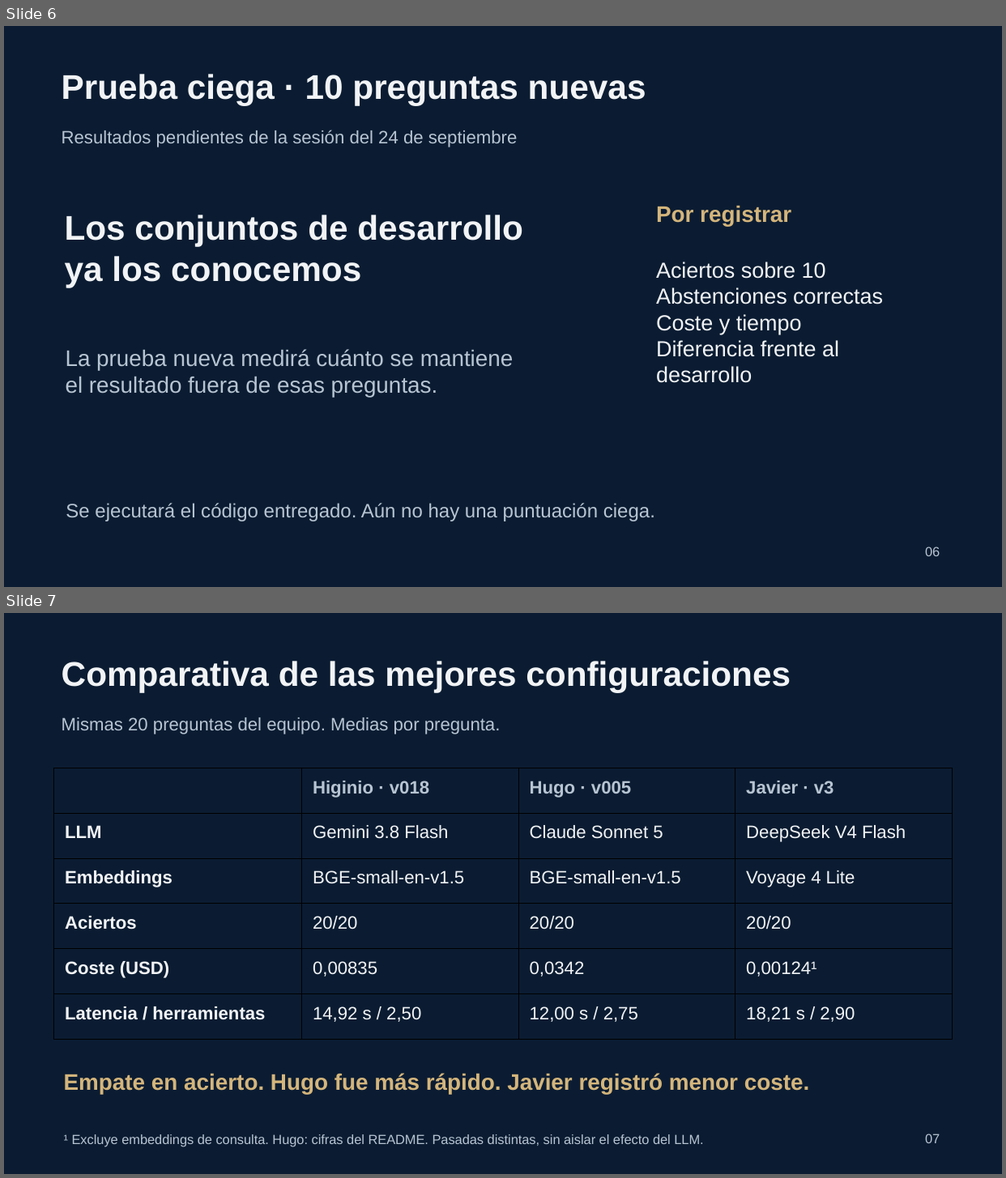
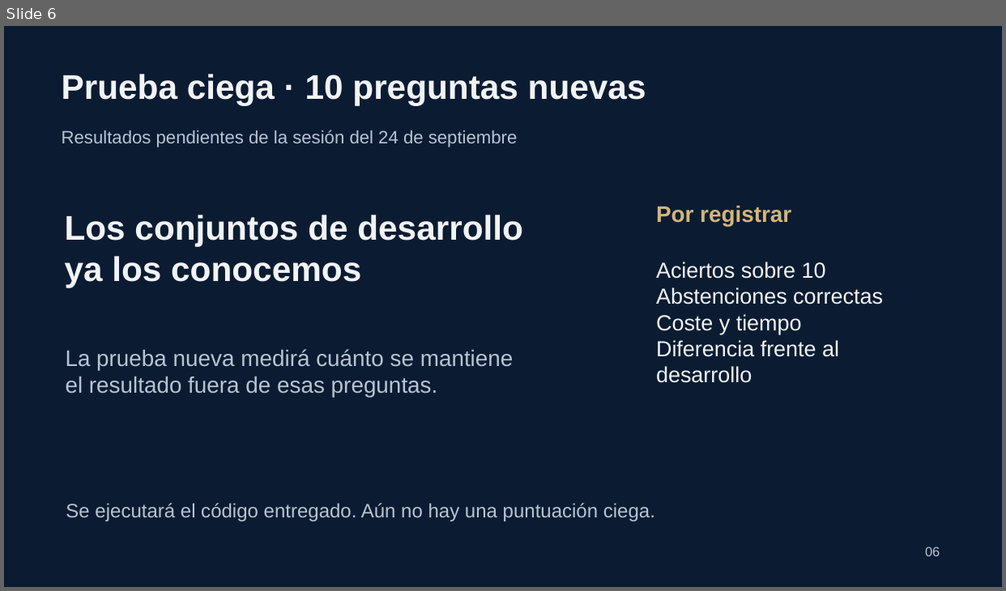
Before and after one commit to hipaor01/Taller_NLP, a slide deck: presentacion/Agentes_financieros_10K.pptx. Shown one above the other, each under a label of ours: slides 6 and 7 before the commit, slide 6 after it. The pictures are 1006x1178 and 1006x591 pixels, drawn with LibreOffice and Linux fonts; fonts in the diff are those of the drawing. Boxes give left, top, right and bottom in pixels: in the first picture for what was removed or moved away, otherwise in the second. Text is boxed around its words. In the diff, an @@ line names an element or a change of style, - is before the commit and + after.

```diff
--- a/presentacion/Agentes_financieros_10K.pptx
+++ b/presentacion/Agentes_financieros_10K.pptx
@@ slide 7 removed at box(4, 613, 1002, 1174), background #0B1C32 @@
@@ text removed at box(62, 661, 791, 692) @@
-Comparativa de las mejores configuraciones
@@ text removed at box(62, 717, 501, 735) @@
-Mismas 20 preguntas del equipo. Medias por pregunta.
@@ table removed at box(54, 768, 953, 1039), 6 rows, 4 columns @@
- | Higinio · v018 | Hugo · v005 | Javier · v3
-LLM | Gemini 3.8 Flash | Claude Sonnet 5 | DeepSeek V4 Flash
-Embeddings | BGE-small-en-v1.5 | BGE-small-en-v1.5 | Voyage 4 Lite
-Aciertos | 20/20 | 20/20 | 20/20
-Coste (USD) | 0,00835 | 0,0342 | 0,00124¹
-Latencia / herramientas | 14,92 s / 2,50 | 12,00 s / 2,75 | 18,21 s / 2,90
@@ text removed at box(64, 1073, 809, 1094) @@
-Empate en acierto. Hugo fue más rápido. Javier registró menor coste.
@@ text removed at box(64, 1135, 703, 1147) @@
-¹ Excluye embeddings de consulta. Hugo: cifras del README. Pasadas distintas, sin aislar el efecto del LLM.
@@ text removed at box(925, 1134, 940, 1144) @@
-07
```
Also in this commit, not shown: 1 slide added, 2 other files.
